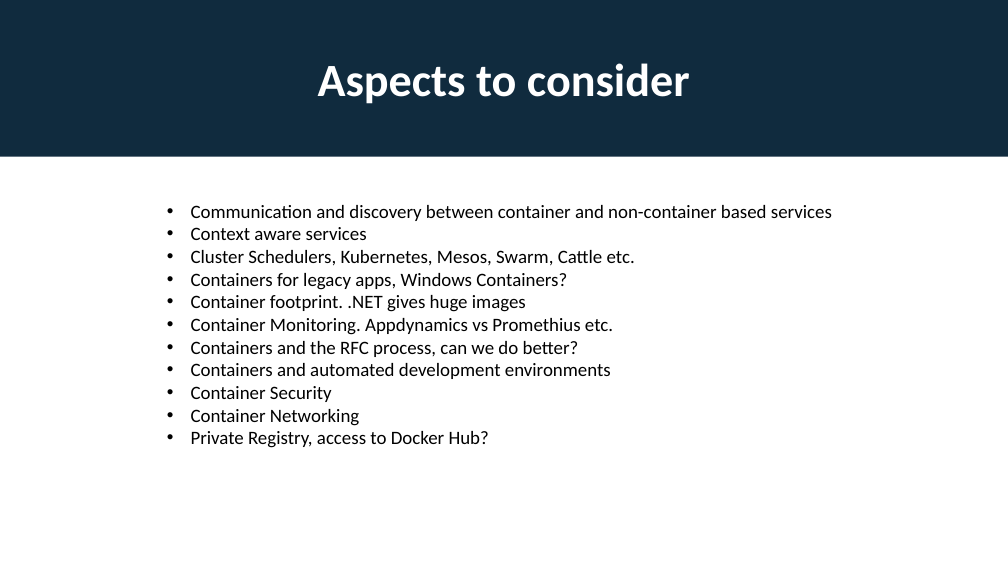
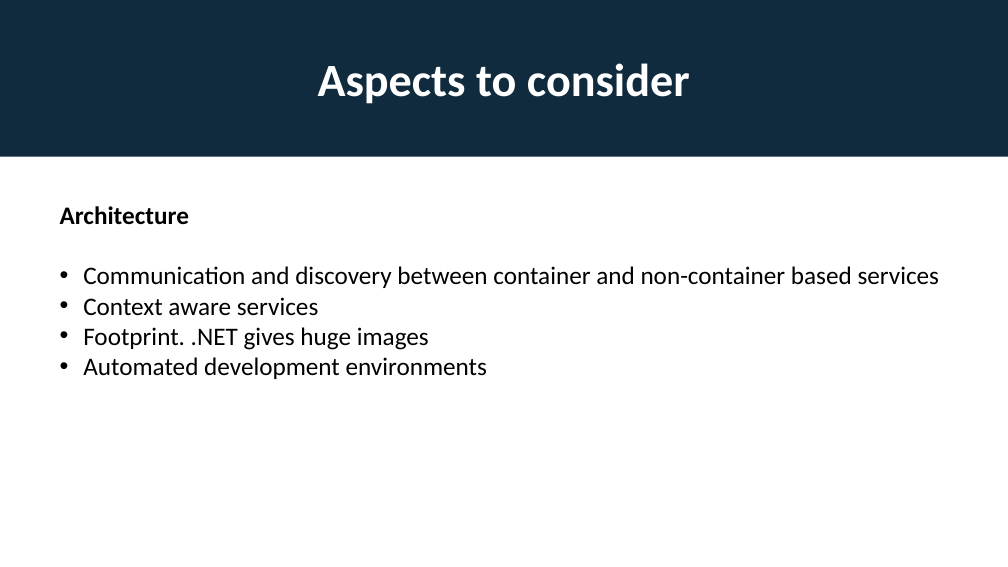
Before and after one commit to rogeralsing/Presentations, a slide deck: slide 37 of Docker/docker.pptx (slide 34 before the commit). Drawn at 1008x567 pixels with LibreOffice and Linux fonts; fonts in the diff are those of the drawing. Boxes give left, top, right and bottom in pixels: in the first picture for what was removed or moved away, otherwise in the second. Text is boxed around its words. In the diff, an @@ line names an element or a change of style, - is before the commit and + after.

```diff
--- a/Docker/docker.pptx
+++ b/Docker/docker.pptx
@@ text "Architecture": place and size @@
-text "Architecture" at [191,205,832,448]
+text "Architecture" at [60,206,940,379]
@@ text at [60,206,189,225]: paragraph added @@
+Architecture
@@ text at [83,266,940,316]: size 18 to 24 pt in "Communication and discovery between container and non-contai ...", "Context aware services" @@
@@ text at [83,327,487,379]: text changed; size 18 to 24 pt @@
-• Cluster Schedulers, Kubernetes, Mesos, Swarm, Cattle etc.
-• Containers for legacy apps, Windows Containers?
-• Container footprint. .NET gives huge images
-• Container Monitoring. Appdynamics vs Promethius etc.
-• Containers and the RFC process, can we do better?
-• Containers and automated development environments
-• Container Security
-• Container Networking
-• Private Registry, access to Docker Hub?
+• Footprint. .NET gives huge images
+• Automated development environments
```
Also in this commit, not shown: 1 other slide changed, 5 slides added.
